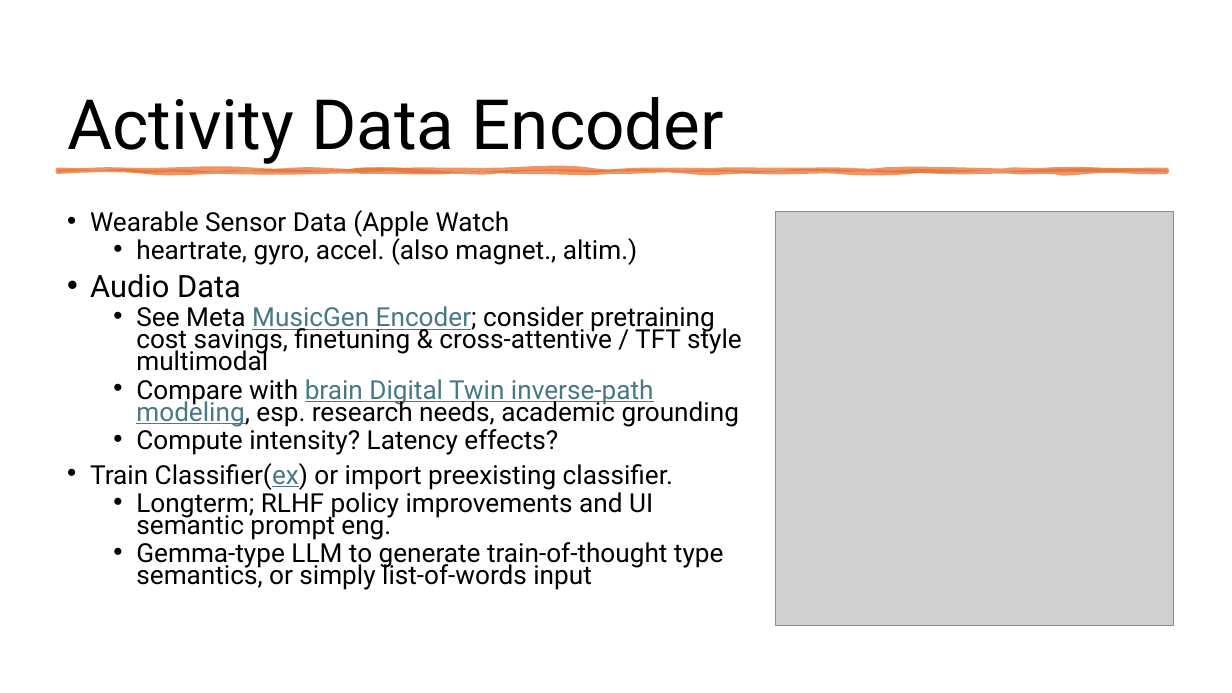
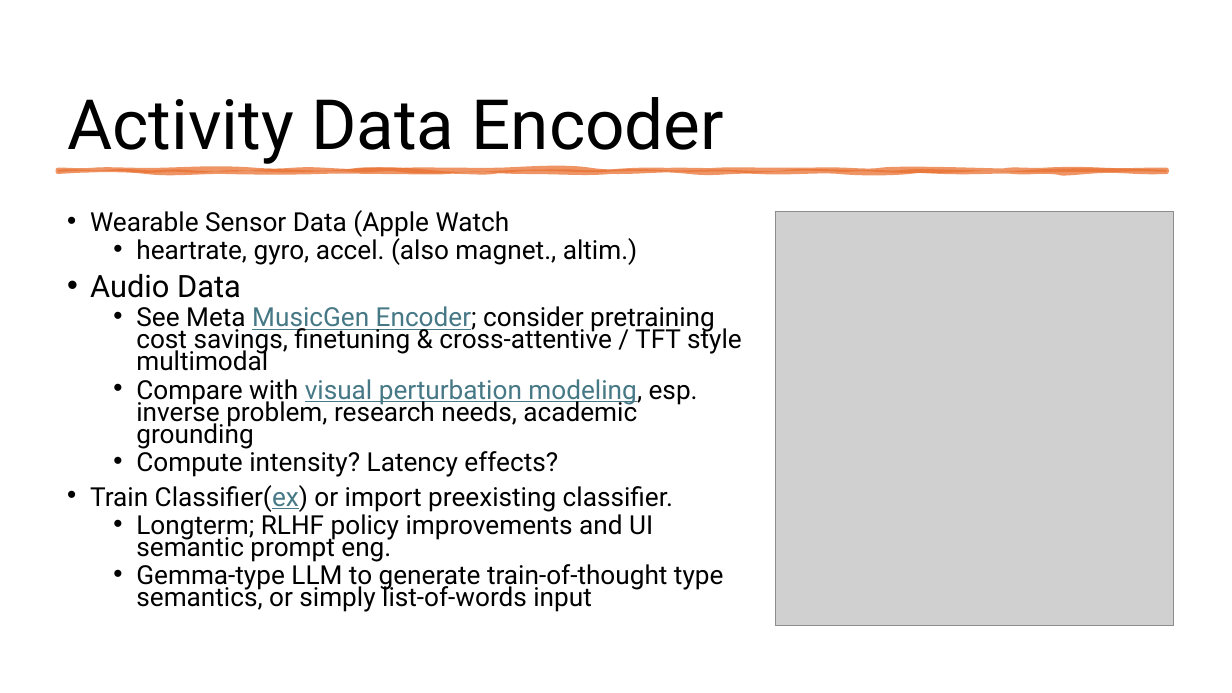
Before and after one commit to liammchugh/Cognitive-Devices, a slide deck: slide 4 of cognitive_music/Cognitive Music.pptx (slide 2 before the commit). Drawn at 1232x693 pixels with LibreOffice and Linux fonts; fonts in the diff are those of the drawing; grey boxes stand for pictures. Boxes give left, top, right and bottom in pixels: in the first picture for what was removed or moved away, otherwise in the second. Text is boxed around its words. In the diff, an @@ line names an element or a change of style, - is before the commit and + after.

Commit message:
research updates

```diff
--- a/cognitive_music/Cognitive Music.pptx
+++ b/cognitive_music/Cognitive Music.pptx
@@ text at (136, 379, 698, 449): text changed @@
-  • Compare with brain Digital Twin inverse-path modeling, esp. research needs, academic grounding
+  • Compare with visual perturbation modeling, esp. inverse problem, research needs, academic grounding
```
Also in this commit, not shown: 3 slides added, 1 slide removed.
